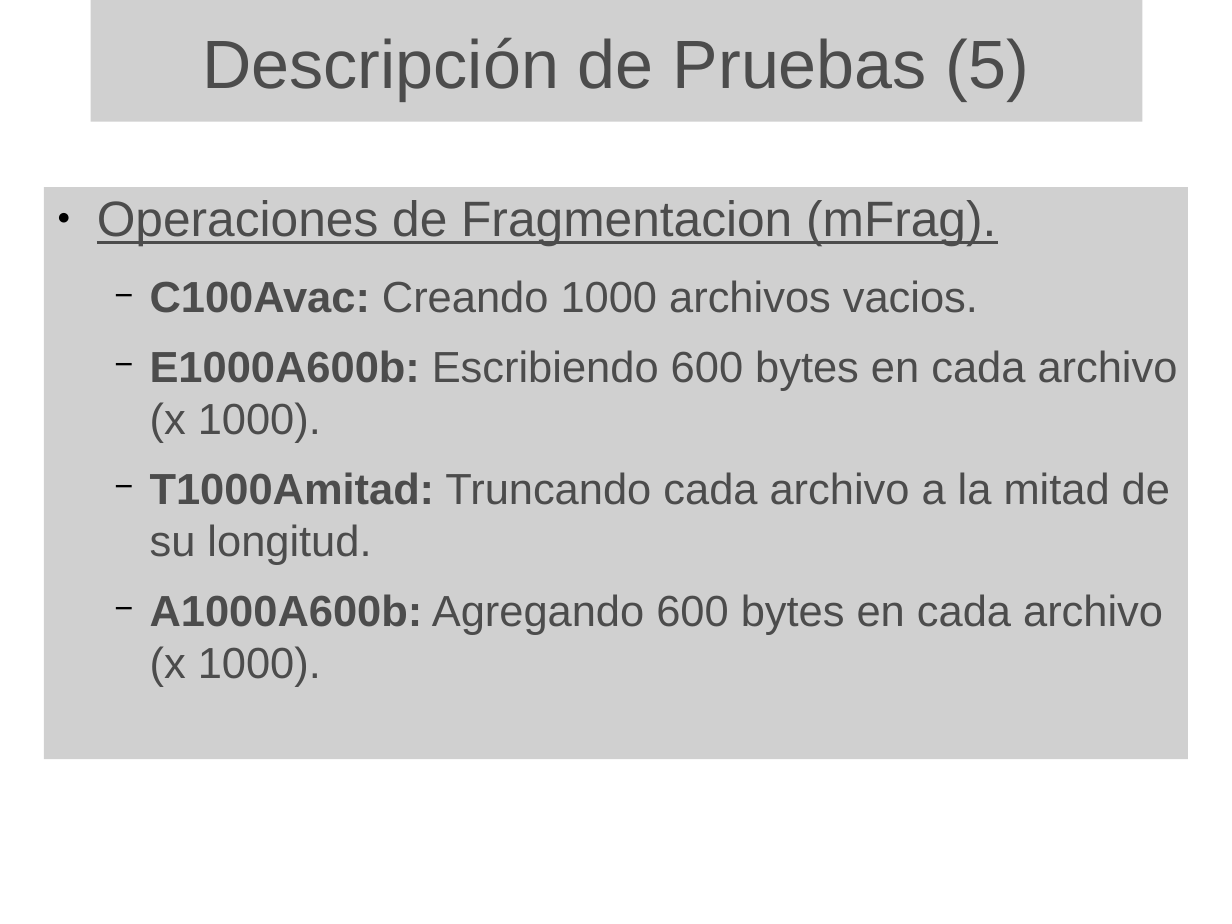
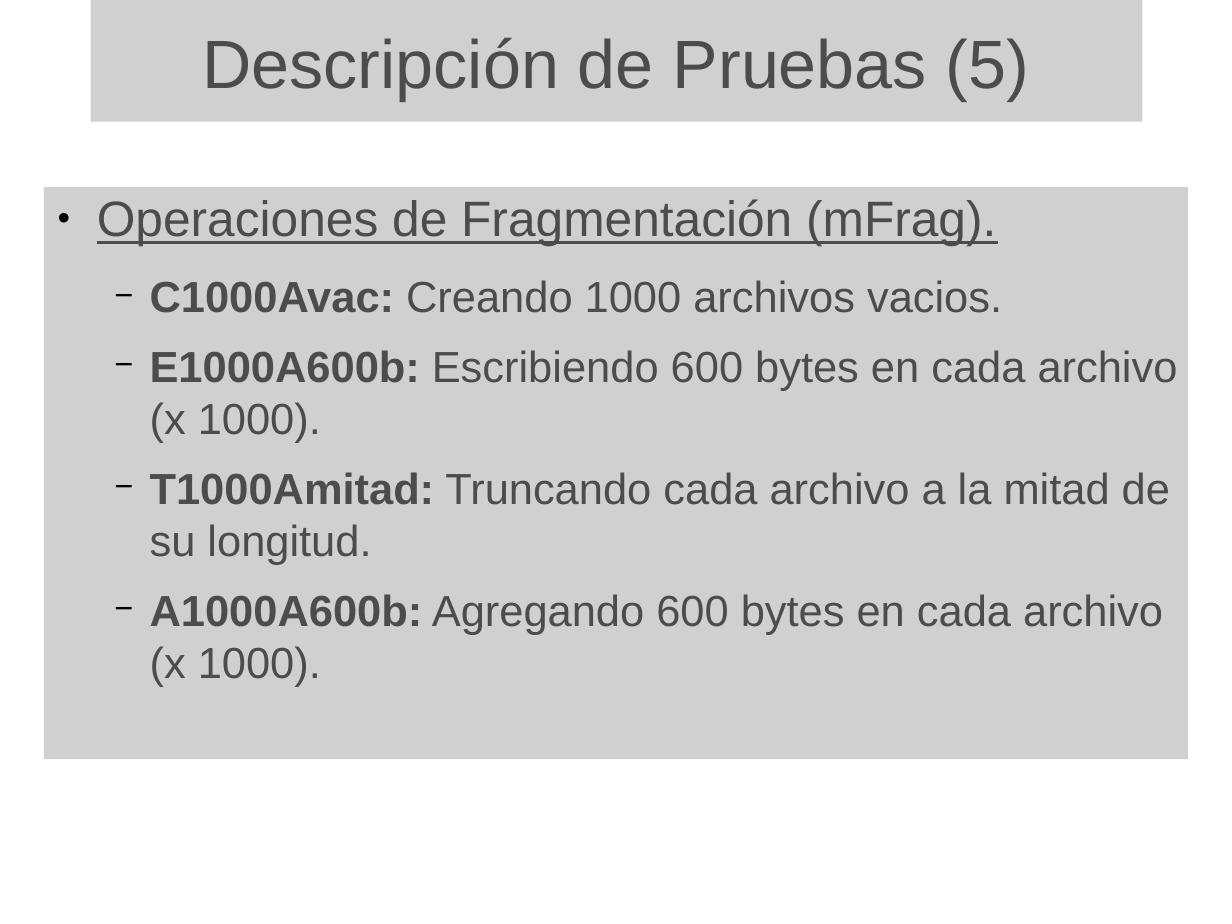
Before and after one commit to ghuttemann/ext3bench, a slide deck: slide 14 of src/presentacion/evaluacion-ext3 v2.odp. Drawn at 1232x924 pixels with LibreOffice and Linux fonts; fonts in the diff are those of the drawing; grey boxes stand for pictures; background and template pictures are left out. Boxes give left, top, right and bottom in pixels: in the first picture for what was removed or moved away, otherwise in the second. Text is boxed around its words. In the diff, an @@ line names an element or a change of style, - is before the commit and + after.

```diff
--- a/src/presentacion/evaluacion-ext3 v2.odp
+++ b/src/presentacion/evaluacion-ext3 v2.odp
@@ text in picture at [97, 199, 1002, 313]: text changed @@
-● Operaciones de Fragmentacion (mFrag).
-  − C100Avac: Creando 1000 archivos vacios.
+● Operaciones de Fragmentación (mFrag).
+  − C1000Avac: Creando 1000 archivos vacios.
```
Also in this commit, not shown: 2 other slides changed, 1 slide added, 5 slides removed.
